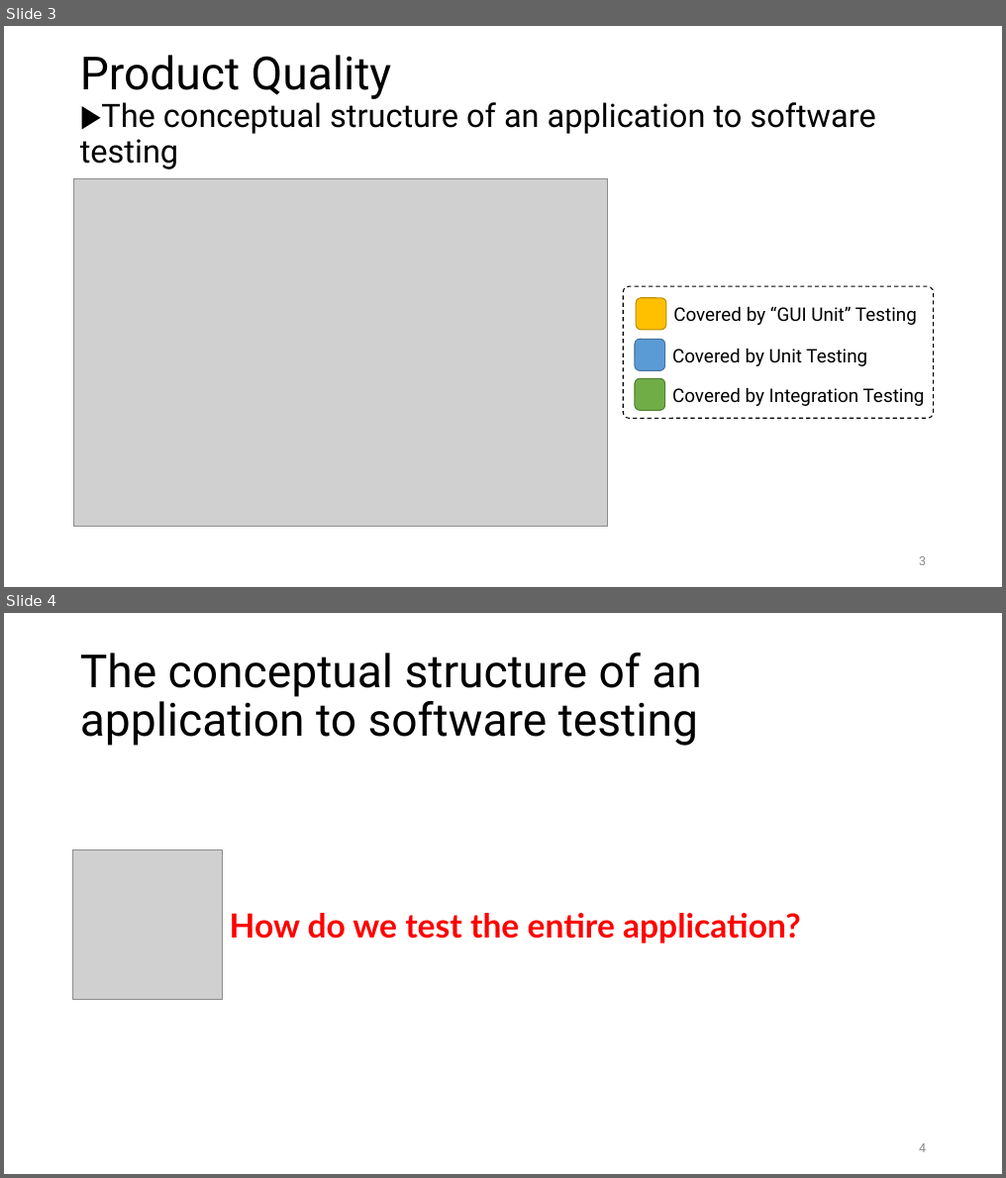
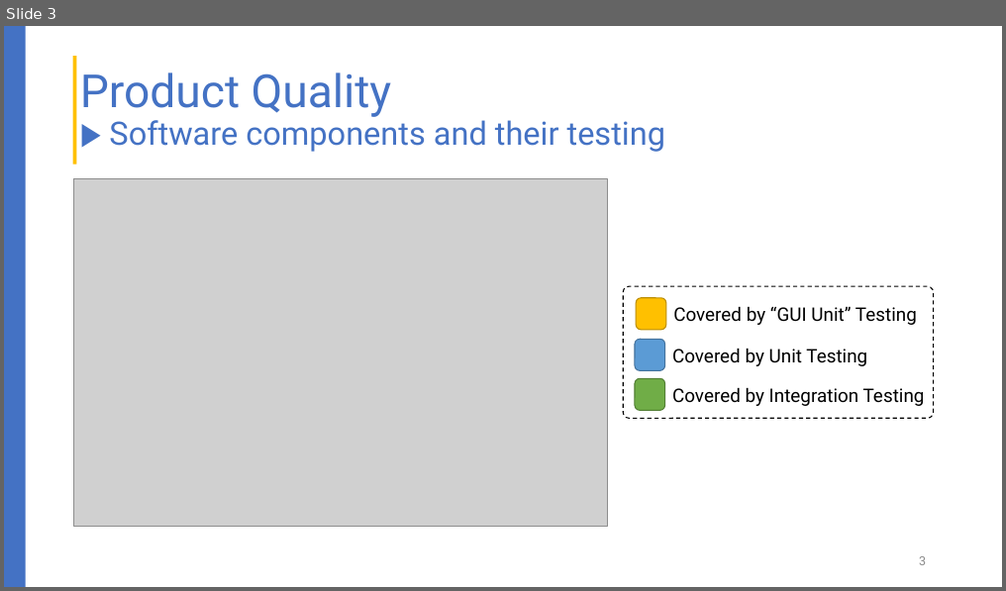
Before and after one commit to liepnguyen/Planru, a slide deck: Documents/Lessons Learned From Agile Quality Assurance In Scrum.pptx. Shown one above the other, each under a label of ours: slides 3 and 4 before the commit, slide 3 after it. The pictures are 1006x1178 and 1006x591 pixels, drawn with LibreOffice and Linux fonts; fonts in the diff are those of the drawing; grey boxes stand for pictures. Boxes give left, top, right and bottom in pixels: in the first picture for what was removed or moved away, otherwise in the second. Text is boxed around its words. In the diff, an @@ line names an element or a change of style, - is before the commit and + after.

```diff
--- a/Documents/Lessons Learned From Agile Quality Assurance In Scrum.pptx
+++ b/Documents/Lessons Learned From Agile Quality Assurance In Scrum.pptx
@@ slide 4 removed at [4, 613, 1002, 1174], background #FFFFFF @@
@@ title removed at [80, 653, 702, 746] @@
-The conceptual structure of an application to software testing
@@ picture removed at [73, 851, 222, 999] @@
@@ text removed at [230, 913, 801, 944] @@
-How do we test the entire application?
@@ page number removed at [919, 1144, 926, 1153] @@
-4
@@ slide 3 changed as well @@
@@ rectangle added at [4, 26, 26, 587], fill #4472C4 @@
@@ rectangle added at [73, 56, 76, 165], fill #FFC000 @@
@@ title at [80, 73, 665, 152]: text changed; text colour #000000 to #4472C4 @@
-Product Quality
-▶The conceptual structure of an application to software testing
+Product Quality
+▶ Software components and their testing
```
Also in this commit, not shown: 15 other slides changed, 5 slides added, 2 other slides removed.
